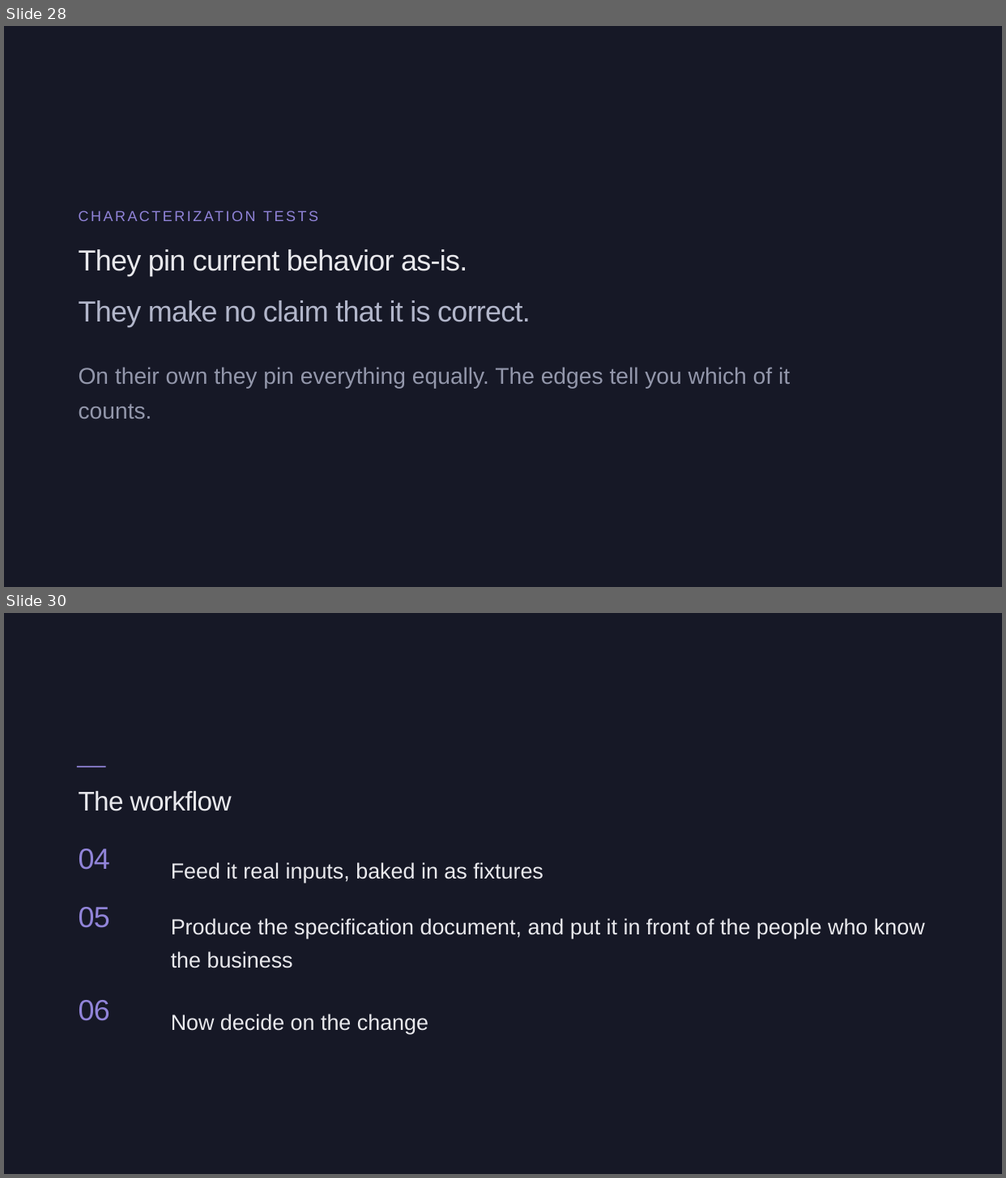
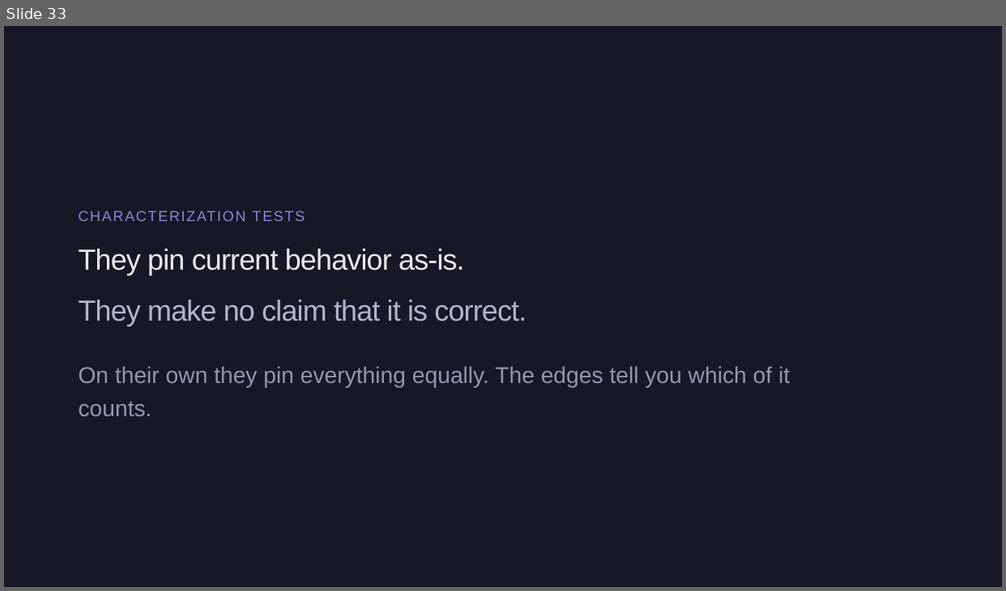
Before and after one commit to Bradleywboggs/ai-assisted-legacy-refactors-kcdc-2026, a slide deck: AI_Assisted_Legacy_Refactors.pptx. Shown one above the other, each under a label of ours: slides 28 and 30 before the commit, slide 33 after it; the slides between them are not shown. The pictures are 1006x1178 and 1006x591 pixels, drawn with LibreOffice and Linux fonts; fonts in the diff are those of the drawing. Boxes give left, top, right and bottom in pixels: in the first picture for what was removed or moved away, otherwise in the second. Text is boxed around its words. In the diff, an @@ line names an element or a change of style, - is before the commit and + after.

```diff
--- a/AI_Assisted_Legacy_Refactors.pptx
+++ b/AI_Assisted_Legacy_Refactors.pptx
@@ slide 30 removed at box(4, 613, 1002, 1174), background #161826 @@
@@ rectangle removed at box(77, 765, 106, 767) @@
@@ text removed at box(79, 791, 232, 811) @@
-The workflow
@@ text removed at box(79, 849, 110, 870) @@
-04
@@ text removed at box(171, 862, 543, 883) @@
-Feed it real inputs, baked in as fixtures
@@ text removed at box(79, 907, 110, 928) @@
-05
@@ text removed at box(171, 918, 925, 969) @@
-Produce the specification document, and put it in front of the people who know the business
@@ text removed at box(79, 1000, 110, 1021) @@
-06
@@ text removed at box(171, 1014, 428, 1034) @@
-Now decide on the change
@@ what was slide 28 is now slide 33 @@
@@ slide 33 changed as well @@
@@ text "CHARACTERIZATION TESTS" at box(79, 211, 305, 221): letter spacing 2.9 to 2 pt @@
@@ text "They pin current behavior as-is." at box(79, 249, 465, 275): letter spacing -0.8 to -1 pt @@
@@ text "They make no claim that ..." at box(79, 300, 526, 327): letter spacing -0.8 to -1 pt @@
@@ text "On their own they pin ..." at box(79, 366, 790, 416): line spacing 1.26 to 1.23 @@
```
Also in this commit, not shown: 23 other slides changed, 13 slides added, 10 other slides removed, 6 other files.
